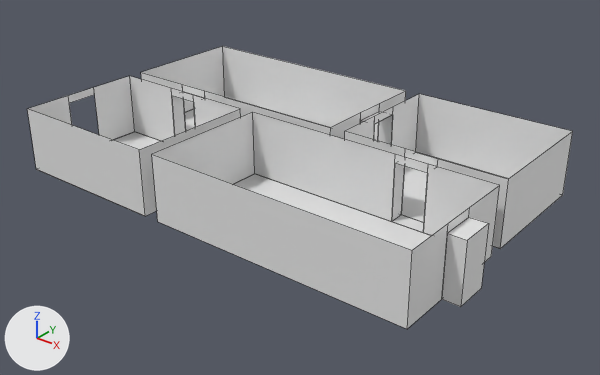
Renders of the Blender file Levels/moma-gallery.blend from each side of a commit.
Both versions are drawn from a camera (50 mm lens) standing at (15.2, -34.6, 21.6) and looking at (-12.3, -0.1, 0.2). Lighting does not change. The marker at lower left points along +X, +Y and +Z. Mesh edges are drawn as thin lines.

Before the edit, the objects in view are built like this:
```python
me_plane_001 = bpy.data.meshes.new('Plane.001')
me_plane_001.from_pydata([(0.0, 0.0, -2.0), (0.0, 0.0, 2.0), (0.0, 3.0, -2.0), (0.0, 3.0, 2.0)], [], [(0, 1, 3, 2)])
me_plane_004 = bpy.data.meshes.new('Plane.004')
me_plane_004.from_pydata([(0.0, 3.0, -2.0), (0.0, 3.0, 2.0), (-4.0, 3.0, -2.0), (-4.0, 3.0, 2.0)], [], [(0, 1, 3, 2)])
me_plane_010 = bpy.data.meshes.new('Plane.010')
me_plane_010.from_pydata([(0.0, 3.0, -2.0), (0.0, 3.0, 2.0), (-4.0, 3.0, -2.0), (-4.0, 3.0, 2.0)], [], [(0, 2, 3, 1)])
ob_plane_001_col = bpy.data.objects.new('Plane.001-col', me_plane_001)
ob_plane_001_col.location = (0.0, -3.0, 2.0)
ob_plane_004_col = bpy.data.objects.new('Plane.004-col', me_plane_004)
ob_plane_004_col.location = (0.0, -3.0, 2.0)
ob_plane_009_col = bpy.data.objects.new('Plane.009-col', me_plane_010)
ob_plane_009_col.location = (0.0, -2.0, 2.0)
# also in view: 'Plane.008-col' at (-5.0, 0.5, 1.7); 'Plane.028-col' at (-19.0, 9.0, 2.0); 'Plane.002-col' at (0.0, -6.5, 2.0); 'Plane.027-col' at (-27.0, 5.0, 2.0); 'Plane.007-col' at (-8.0, -8.0, 2.0)
```
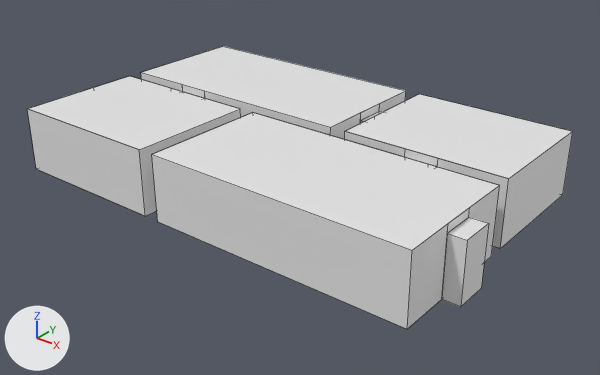
Commit message: Add ceiling.

Patch to the scene script:
```diff
--- a/Levels/moma-gallery.blend.py
+++ b/Levels/moma-gallery.blend.py
@@ me_plane_044 @@
+me_plane_044.from_pydata([(-2.0, -5.0, 0.0), (8.0, -5.0, 0.0), (-2.0, 3.0, 0.0), (8.0, 3.0, 0.0)], [], [(0, 2, 3, 1)])
@@ me_plane_043 @@
+me_plane_043.from_pydata([(-8.0, -5.0, 0.0), (8.0, -5.0, 0.0), (-8.0, 3.0, 0.0), (8.0, 3.0, 0.0)], [], [(0, 2, 3, 1)])
@@ ob_plane_039_col_001 @@
+ob_plane_039_col_001 = bpy.data.objects.new('Plane.039-col.001', me_plane_044)
+ob_plane_039_col_001.location = (-25.0, -3.0, 4.0)
@@ ob_plane_021_col_001 @@
+ob_plane_021_col_001 = bpy.data.objects.new('Plane.021-col.001', me_plane_043)
+ob_plane_021_col_001.location = (-19.0, 6.0, 4.0)
@@ ob_plane_019_col_001 @@
+ob_plane_019_col_001 = bpy.data.objects.new('Plane.019-col.001', me_plane_044.copy())
+ob_plane_019_col_001.location = (-8.0, 6.0, 4.0)
@@ ob_plane_col_001 @@
+ob_plane_col_001 = bpy.data.objects.new('Plane-col.001', me_plane_043.copy())
+ob_plane_col_001.location = (-8.0, -3.0, 4.0)
```

Pixel boxes (x1, y1, x2, y2) of what changed, in the pictures (600 x 375 px):
'Plane-col.001', added: after (152, 113, 499, 250)
'Plane.021-col.001', added: after (142, 46, 405, 127)
'Plane.019-col.001', added: after (346, 94, 572, 178)
'Plane.039-col.001', added: after (28, 76, 240, 150)
'Plane.005-col', unchanged, covered by the edit: before (253, 113, 395, 221)
'Plane.028-col', unchanged, covered by the edit: before (223, 46, 405, 141)
'Plane.018-col', unchanged, covered by the edit: before (416, 94, 572, 178)
'Plane.006-col', unchanged, covered by the edit: before (152, 113, 255, 184)
